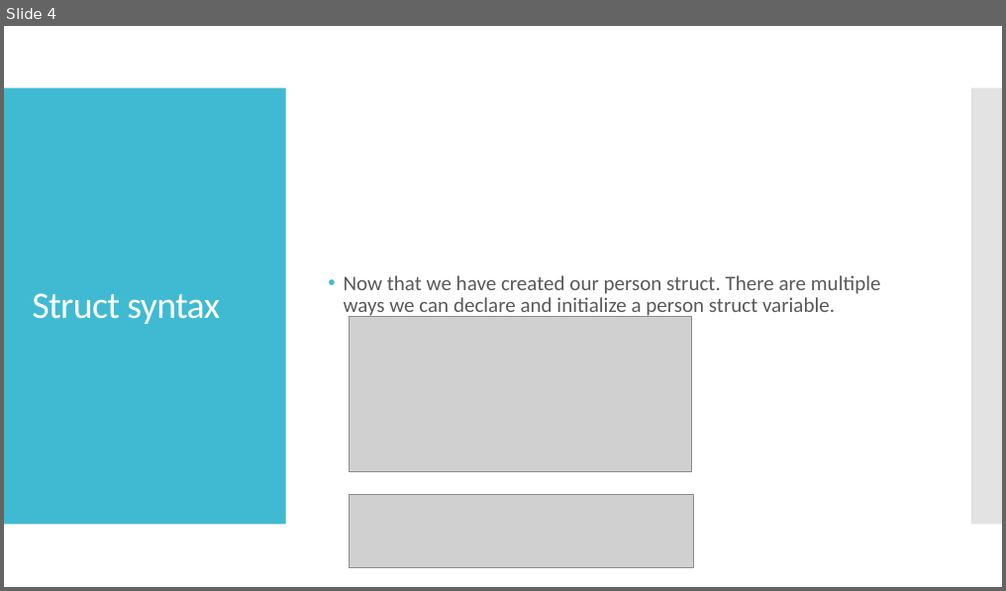
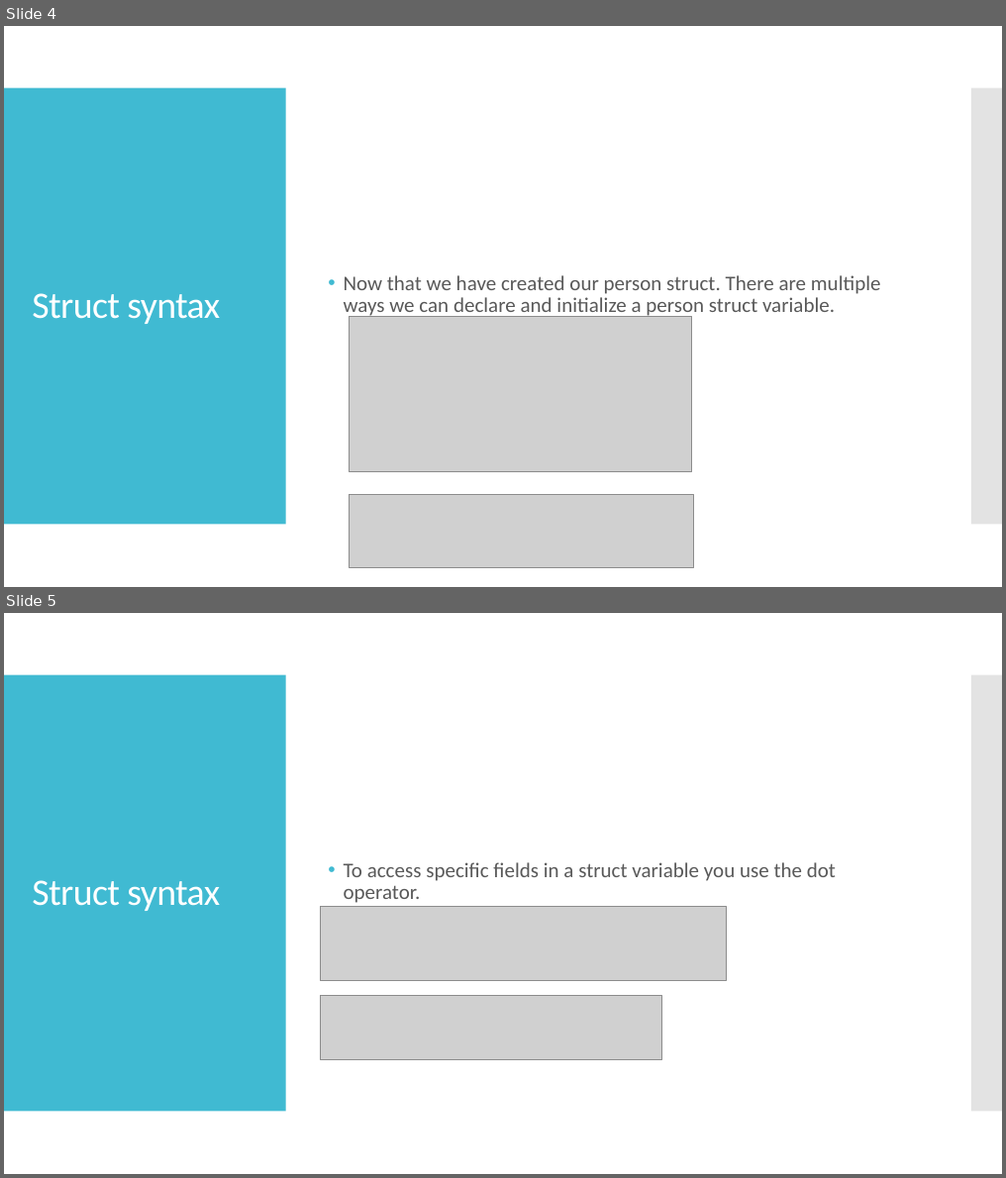
Before and after one commit to kevinlin47/Learn_Go, a slide deck: structs/go_struct.pptx. Shown one above the other, each under a label of ours: slide 4 before the commit, slides 4 and 5 after it. The pictures are 1006x591 and 1006x1178 pixels, drawn with LibreOffice and Linux fonts; fonts in the diff are those of the drawing; grey boxes stand for pictures. Boxes give left, top, right and bottom in pixels: in the first picture for what was removed or moved away, otherwise in the second. Text is boxed around its words. In the diff, an @@ line names an element or a change of style, - is before the commit and + after.

Commit message:
Create slide on using the dot operator

```diff
--- a/structs/go_struct.pptx
+++ b/structs/go_struct.pptx
@@ slide 5 added at [4, 613, 1002, 1174], background #FFFFFF; not listed: 2 template elements that a slide beside it also shows @@
@@ text added at [344, 862, 836, 903], 20 pt, text #595959 @@
+• To access specific fields in a struct variable you use the dot operator.
@@ title added at [32, 880, 220, 911], 36 pt, text #FFFFFF @@
+Struct syntax
@@ picture added at [321, 906, 727, 980] @@
@@ picture added at [321, 995, 661, 1059] @@
```
Also in this commit, not shown: 1 other file.
